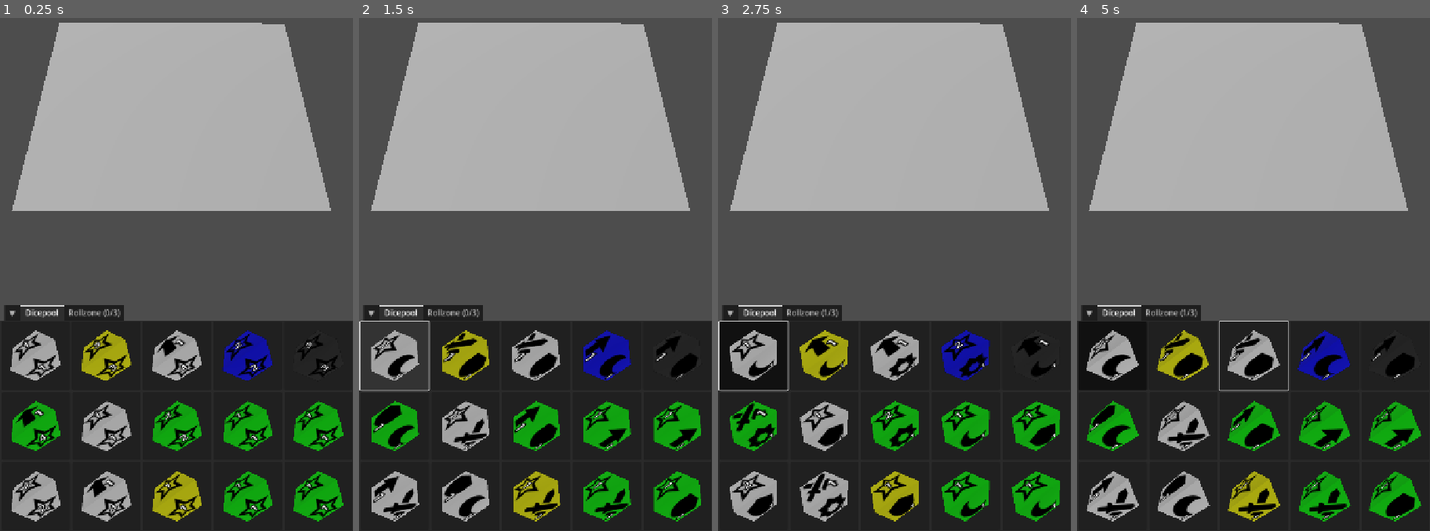
Above: before the commit, frames 1-4 (left to right).
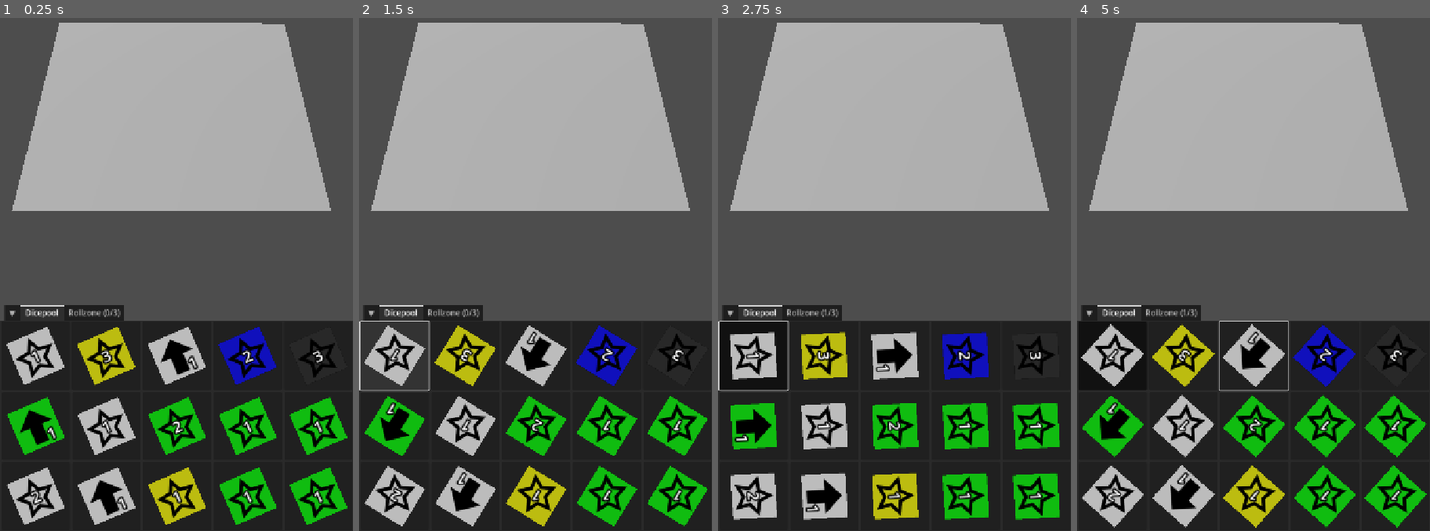
Above: after the commit, the same moments.

Repository: francocurotto/DDMre
Game: Godot game, scene res://test.tscn
Same seed, same stepped clock (60 frames per second), same inputs: the game is played once before the commit and once after it.
Inputs (mouse positions are in pixels of both pictures, inside the frame that each line leads up to):
- Up to frame 1 (0.25 s): no input
- Up to frame 2 (1.5 s): click (394, 356) at 0.52 s; click (394, 356) at 1.27 s
- Up to frame 3 (2.75 s): click (753, 356) at 2.02 s
- Up to frame 4 (5 s): move the mouse to (1331, 187) at 2.77 s; click (1331, 187) at 2.92 s; drag from (1182, 248) to (1235, 341) at 3.52 s; move the mouse to (1288, 79) at 4.27 s; click (1288, 79) at 4.42 s

The runs differ from the first frame. In frame 1, 11% of the frame differs, in the area x 1-99%, y 60-99%; in frame 2, 12%; in frame 3, 11%; in frame 4, 12%, in the area x 1-100%, y 59-100%.

Commit message:
progress in roll

Diff:
--- a/dicegui/dicepool/dice_button/dice_button.tscn
+++ b/dicegui/dicepool/dice_button/dice_button.tscn
@@ -39,21 +39,21 @@
 own_world_3d = true
 transparent_bg = true
 handle_input_locally = false
-size = Vector2i(2, 2)
+size = Vector2i(116, 116)
 render_target_update_mode = 4
 
 [node name="Camera3D" type="Camera3D" parent="MarginContainer/SubViewportContainer/SubViewport"]
-transform = Transform3D(1, 0, 0, 0, 1, 0, 0, 0, 1, 0, 0, 1.51935)
+transform = Transform3D(1, 0, 0, 0, -4.37114e-08, 1, 0, -1, -4.37114e-08, 0, 1.5, 0)
 
 [node name="Dice" parent="MarginContainer/SubViewportContainer/SubViewport" instance=ExtResource("1_3otug")]
 unique_name_in_owner = true
-transform = Transform3D(0.707107, -0.707107, 0, 0.577096, 0.577096, -0.577857, 0.408607, 0.408607, 0.816137, 0, 0, 0)
+transform = Transform3D(1, 0, 0, 0, 1, 0, 0, 0, 0.999999, 0, 0, 0)
 gravity_scale = 0.0
 angular_velocity = Vector3(0, 1.74533, 0)
 angular_damp_mode = 1
 
 [node name="DirectionalLight3D" type="DirectionalLight3D" parent="MarginContainer/SubViewportContainer/SubViewport"]
-transform = Transform3D(1, 0, 0, 0, 1, 0, 0, 0, 1, 0, 0, 2.29682)
+transform = Transform3D(1, 0, 0, 0, -4.37114e-08, 1, 0, -1, -4.37114e-08, 0, 2.3, 0)
 light_energy = 0.5
 
 [node name="MeshInstance3D" type="MeshInstance3D" parent="MarginContainer/SubViewportContainer/SubViewport"]
--- a/dicegui/rollzone/rollzone.gd
+++ b/dicegui/rollzone/rollzone.gd
@@ -6,27 +6,35 @@
 
 #region private variables
 var dragging = false
-var throw_velocity = Vector2.ZERO
+var roll_velocity = Vector2.ZERO
 #endregion
 
 #region builtin functions
 func _input(event):
 	var rollzone_selected = get_parent().current_tab == 2
-	if event is InputEventScreenTouch or event is InputEventScreenDrag:
-		# Check if the touch is inside the drag area
-		if get_global_rect().has_point(event.position) and rollzone_selected:
-			if event is InputEventScreenTouch and event.pressed:
-				dragging = true
-			elif event is InputEventScreenDrag and dragging:
-				throw_velocity = event.velocity
-				print(str(throw_velocity))
-			elif event is InputEventScreenTouch and not event.pressed and dragging:
-				print("THROW!: " + str(throw_velocity))
-				dragging = false
-				throw_velocity = Vector2.ZERO
-		else:
-			dragging = false
-			throw_velocity = Vector2.ZERO
+	# check if roll completed
+	if len(%DiceList.get_children()) >= 3:
+		# check for touch or drag
+			if event is InputEventScreenTouch or event is InputEventScreenDrag:
+				# Check if the touch is inside the drag area
+				if get_global_rect().has_point(event.position) and rollzone_selected:
+					# if touch, dragging started
+					if event is InputEventScreenTouch and event.pressed:
+						dragging = true
+					# if drag, register velocity
+					elif event is InputEventScreenDrag and dragging:
+						roll_velocity = event.velocity
+					# if drag released, roll dice
+					elif event is InputEventScreenTouch and not event.pressed and dragging:
+						for dice in %DiceList.get_children():
+							dice.gravity_scale = 1
+						print("ROLL!: " + str(roll_velocity))
+						dragging = false
+						roll_velocity = Vector2.ZERO
+				# if outside the drag area, reset dragging
+				else:
+					dragging = false
+					roll_velocity = Vector2.ZERO
 
 #region public functions
 func update_dice(dice_buttons):
--- a/dicegui/rollzone/rollzone.tscn
+++ b/dicegui/rollzone/rollzone.tscn
@@ -19,10 +19,10 @@
 render_target_update_mode = 4
 
 [node name="Camera3D" type="Camera3D" parent="SubViewportContainer/SubViewport"]
-transform = Transform3D(1, 0, 0, 0, 1, 0, 0, 0, 1, 0, 0, 4)
+transform = Transform3D(1, 0, 0, 0, -4.37114e-08, 1, 0, -1, -4.37114e-08, 0, 4, 0)
 
 [node name="DiceList" type="Node3D" parent="SubViewportContainer/SubViewport"]
 unique_name_in_owner = true
 
 [node name="DirectionalLight3D" type="DirectionalLight3D" parent="SubViewportContainer/SubViewport"]
-transform = Transform3D(1, 0, 0, 0, 1, 0, 0, 0, 1, 0, 0, 5)
+transform = Transform3D(1, 0, 0, 0, -4.37114e-08, 1, 0, -1, -4.37114e-08, 0, 5, 0)
